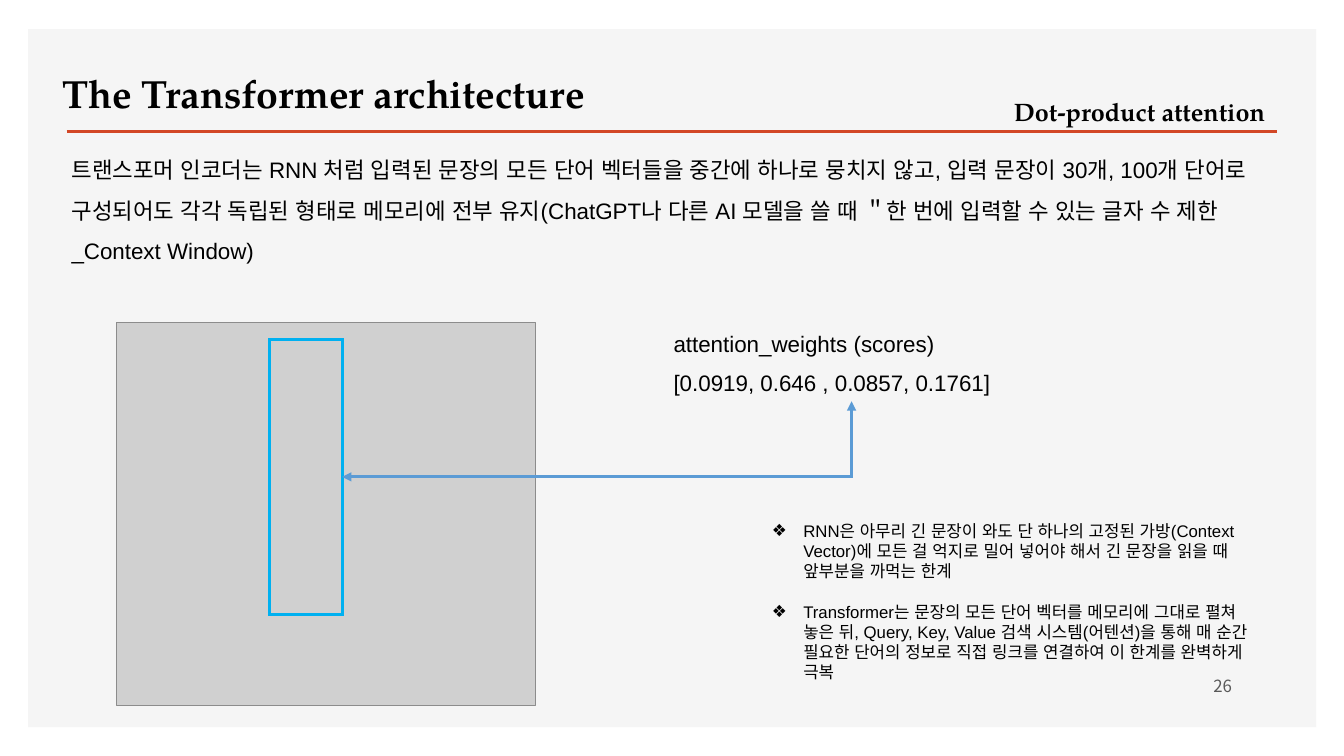
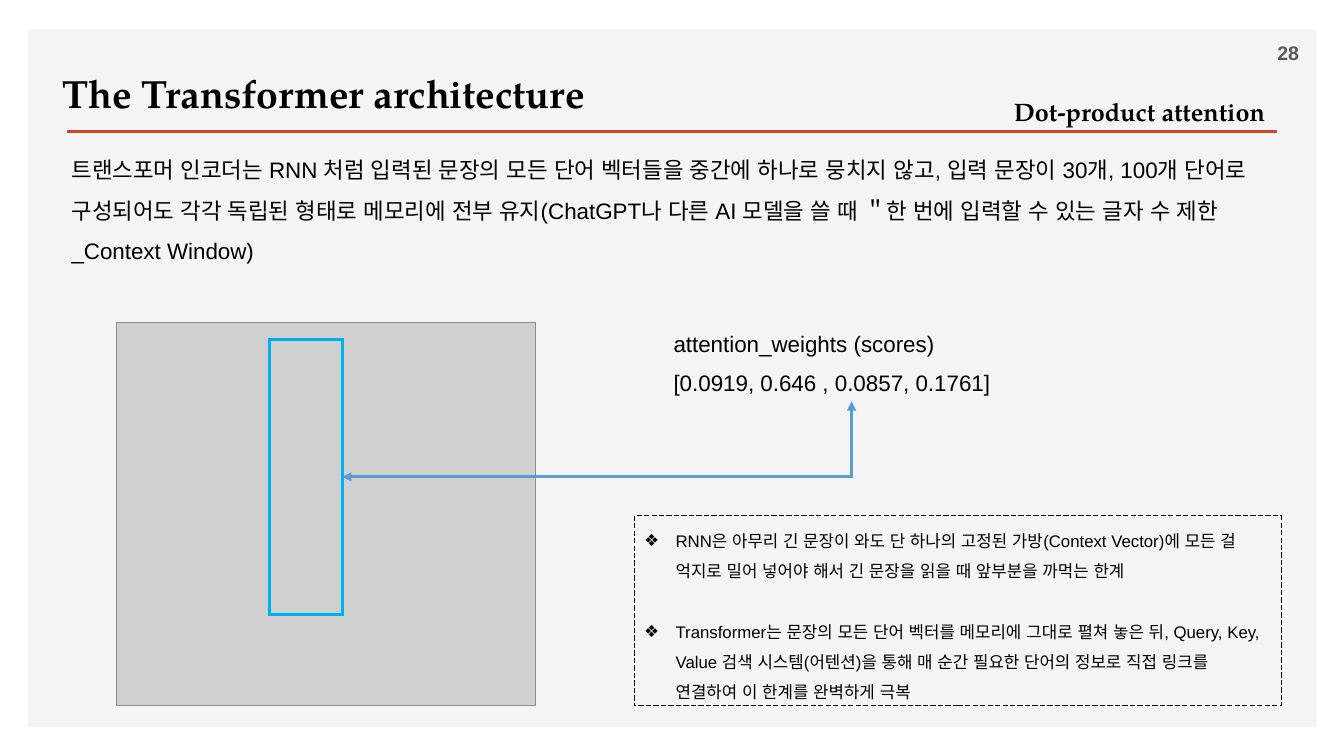
Before and after one commit to ancestor9/2026_Fall_Deep-Learning-with-Python, a slide deck: slide 28 of Chapter 15 Language models and the Transformer.pptx (slide 26 before the commit). Drawn at 1344x756 pixels with LibreOffice and Linux fonts; fonts in the diff are those of the drawing; grey boxes stand for pictures; background and template pictures are left out. Boxes give left, top, right and bottom in pixels: in the first picture for what was removed or moved away, otherwise in the second. Text is boxed around its words. In the diff, an @@ line names an element or a change of style, - is before the commit and + after.

```diff
--- a/Chapter 15 Language models and the Transformer.pptx
+++ b/Chapter 15 Language models and the Transformer.pptx
@@ page number added at (1277,46,1299,60), 14 pt, text #595959, bold @@
+28
@@ rectangle "RNN은 아무리 긴 문장이 와도 ...": place and size @@
-rectangle "RNN은 아무리 긴 문장이 와도 ..." at (803,523,1247,680)
+rectangle "RNN은 아무리 긴 문장이 와도 ..." at (634,516,1281,707)
@@ rectangle "RNN은 아무리 긴 문장이 와도 ..." at (634,516,1281,707): line spacing 1 to 1.5; outline none to #000000 0.75 pt dashed @@
@@ page number removed at (1213,679,1232,692) @@
-26
```
Also in this commit, not shown: 14 other slides changed, 2 slides added, 2 slides removed.
